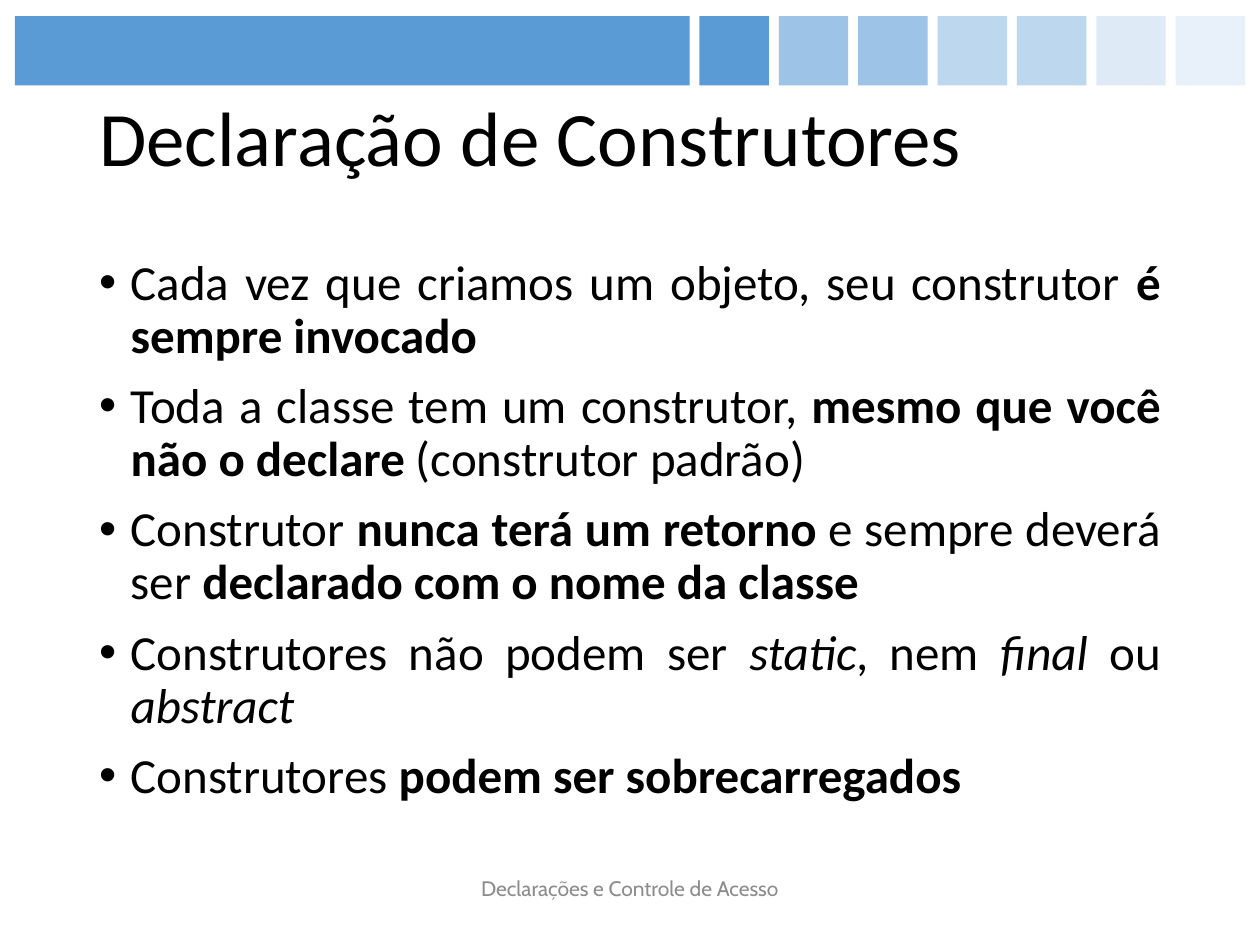
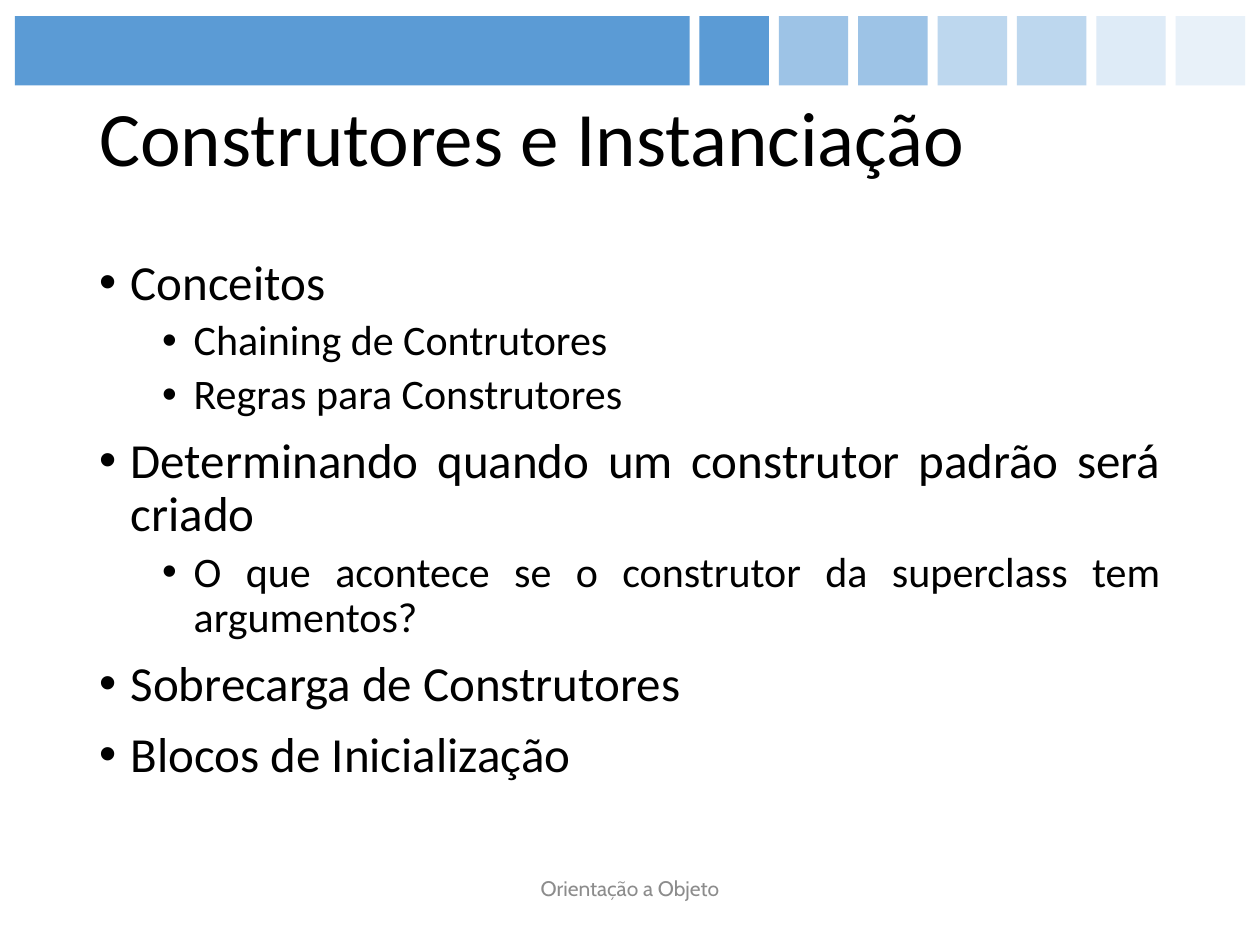
Before and after one commit to figueiredojrr/treinamentoJavaSeOcaAgosto, a slide deck: slide 35 of TreinamentoJavaSeOca/documentos/apresentação/OCA.pptx (slide 25 before the commit). Drawn at 1260x945 pixels with LibreOffice and Linux fonts; fonts in the diff are those of the drawing. Boxes give left, top, right and bottom in pixels: in the first picture for what was removed or moved away, otherwise in the second. Text is boxed around its words. In the diff, an @@ line names an element or a change of style, - is before the commit and + after.

```diff
--- a/TreinamentoJavaSeOca/documentos/apresentação/OCA.pptx
+++ b/TreinamentoJavaSeOca/documentos/apresentação/OCA.pptx
@@ title at box(99, 113, 964, 179): text changed @@
-Declaração de Construtores
+Construtores e Instanciação
@@ text at box(131, 266, 1160, 781): text changed @@
-• Cada vez que criamos um objeto, seu construtor é sempre invocado
-• Toda a classe tem um construtor, mesmo que você não o declare (construtor padrão)
-• Construtor nunca terá um retorno e sempre deverá ser declarado com o nome da classe
-• Construtores não podem ser static, nem final ou abstract
-• Construtores podem ser sobrecarregados
+• Conceitos
+  • Chaining de Contrutores
+  • Regras para Construtores
+• Determinando quando um construtor padrão será criado
+  • O que acontece se o construtor da superclass tem argumentos?
+• Sobrecarga de Construtores
+• Blocos de Inicialização
@@ text at box(541, 880, 719, 901): text changed @@
-Declarações e Controle de Acesso
+Orientação a Objeto
```
Also in this commit, not shown: 23 other slides changed, 5 slides added, 15 slides removed.
